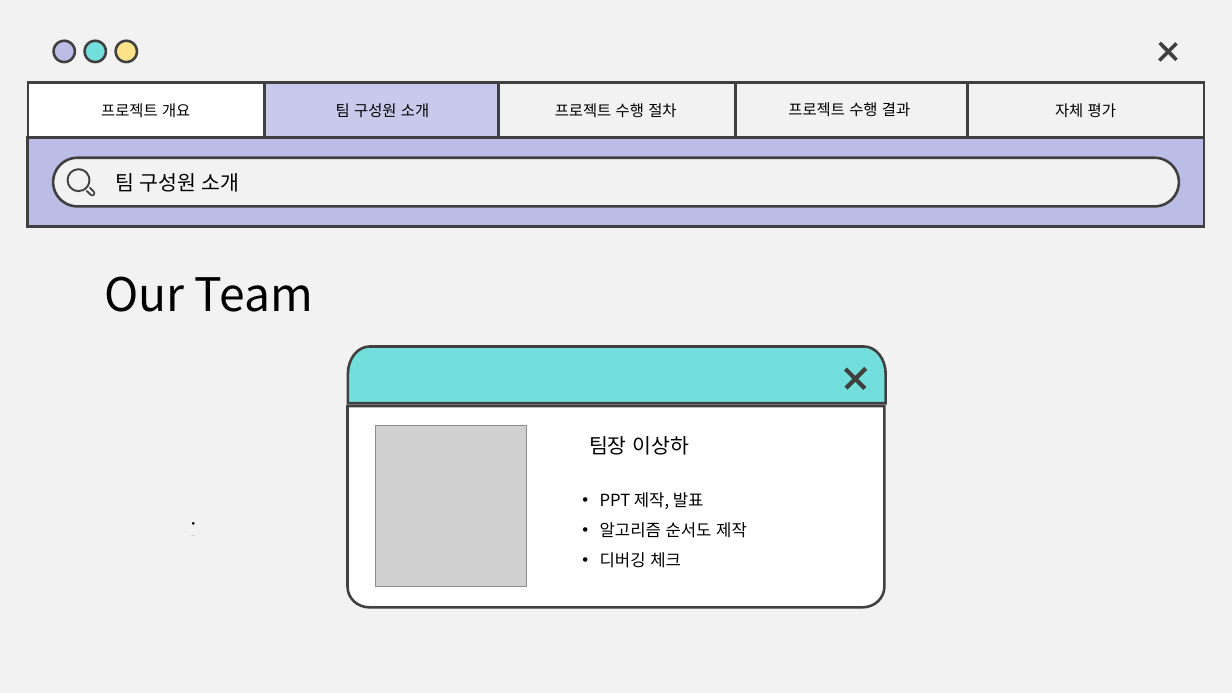
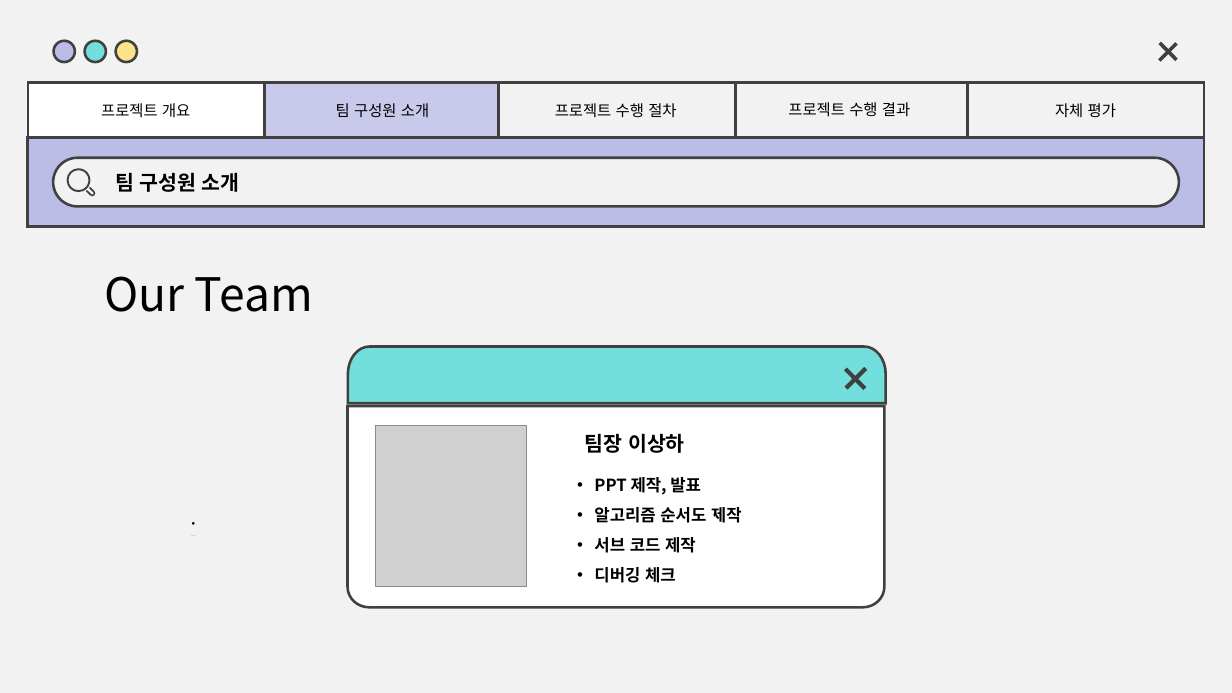
Before and after one commit to SangHa000/TEAMPROJECT1, a slide deck: slide 4 of 오피스 2016 발표용.pptx. Drawn at 1232x693 pixels with LibreOffice and Linux fonts; fonts in the diff are those of the drawing; grey boxes stand for pictures. Boxes give left, top, right and bottom in pixels: in the first picture for what was removed or moved away, otherwise in the second. Text is boxed around its words. In the diff, an @@ line names an element or a change of style, - is before the commit and + after.

```diff
--- a/오피스 2016 발표용.pptx
+++ b/오피스 2016 발표용.pptx
@@ text "팀 구성원 소개" at box(115, 172, 240, 192): bold on @@
@@ text "팀장 이상하" at box(585, 433, 685, 453): bold on @@
@@ text "PPT 제작, 발표": place and size @@
-text "PPT 제작, 발표" at box(600, 492, 747, 568)
+text "PPT 제작, 발표" at box(594, 477, 742, 583)
@@ text at box(594, 477, 742, 583): bold on in "PPT 제작, 발표", "알고리즘 순서도 제작", "디버깅 체크" @@
@@ freeform shape removed at box(691, 473, 701, 494) @@
@@ text at box(594, 537, 696, 553): paragraph added @@
+• 서브 코드 제작
```
Also in this commit, not shown: 15 other slides changed, 1 slide removed.
